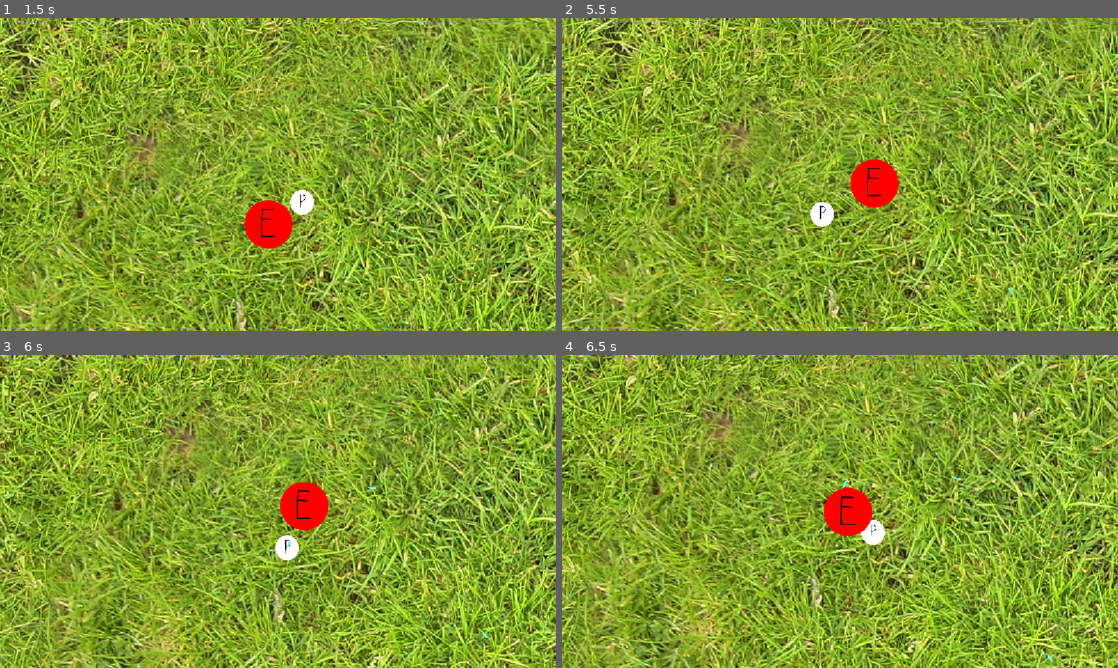
Above: before the commit, frames 1-4 (two rows, left to right).
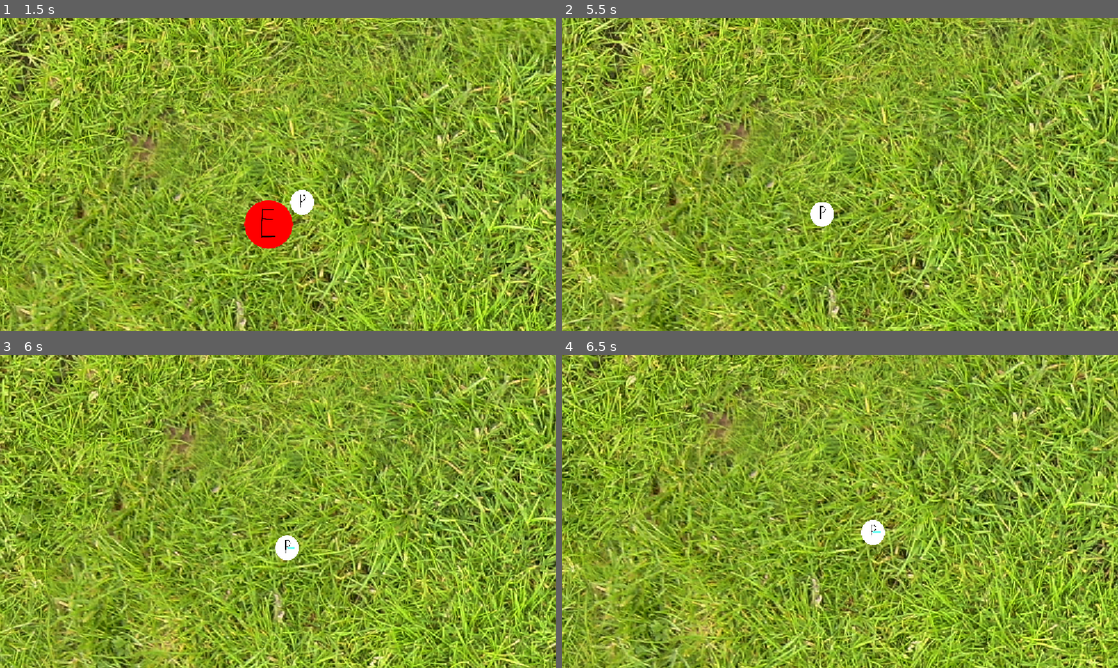
Above: after the commit, the same moments.

Repository: Josephisgr8/simple-survivors
Game: Godot game, scene res://Scenes/game.tscn
The game is run twice, just before and just after one commit, with the same random seed, the same clock (stepped at 60 frames per second) and the same inputs.
Inputs:
- Up to frame 1 (1.5 s): hold D (Right) 0.53-1.28 s; hold S (Down) from 1.28 s (still down)
- Up to frame 2 (5.5 s): release S (Down) at 2.03 s; hold D (Right) 2.03-2.78 s; hold W (Up) 2.78-3.53 s; hold A (Left) 3.53-5.03 s; hold S (Down) from 5.03 s (still down)
- Up to frame 3 (6 s): release S (Down) at 5.78 s; hold D (Right) from 5.78 s (still down)
- Up to frame 4 (6.5 s): keep holding D (Right)

Frame 1 is identical in both runs. In frame 2, 1.1% of the frame differs, in the area x 29-82%, y 45-89%; in frame 3, 1.1%; in frame 4, 1.1%, in the area x 47-89%, y 38-98%.

Commit message:
Updated missiles. Added enemy damage reception
Missiles now hit enemies and are deleted, unless they still have penetration value left.
Enemies have HP and are removed upon  reaching HP=0.

Diff:
--- a/Scenes/enemy.tscn
+++ b/Scenes/enemy.tscn
@@ -8,6 +8,7 @@
 height = 198.0
 
 [node name="Enemy" type="Area2D" unique_id=900636317]
+collision_layer = 3
 script = ExtResource("1_1f0kj")
 
 [node name="Sprite2D" type="Sprite2D" parent="." unique_id=1944707120]
--- a/Scenes/missile.tscn
+++ b/Scenes/missile.tscn
@@ -9,6 +9,7 @@
 [node name="Missile" type="Area2D" unique_id=679473517]
 z_index = 5
 scale = Vector2(0.25, 0.25)
+collision_mask = 2
 script = ExtResource("1_u28tq")
 
 [node name="Sprite" type="Sprite2D" parent="." unique_id=448532664]
@@ -20,3 +21,5 @@
 [node name="Hitbox" type="CollisionShape2D" parent="." unique_id=1891074985]
 position = Vector2(30, 0)
 shape = SubResource("RectangleShape2D_nhhn2")
+
+[connection signal="area_entered" from="." to="." method="_on_area_entered"]
--- a/Scripts/enemy.gd
+++ b/Scripts/enemy.gd
@@ -2,11 +2,15 @@
 
 #signals
 signal HittingPlayer()
+signal EnemyDied()
 
-var speed = 100.0
-var speedMultiplier = 1
-var damage = 1
-var damageMultiplier = 1
+#stats
+var enemySpeed
+var enemyDamage
+var enemyMaxHealth
+var enemyCurrentHealth
+
+#vars
 var playerPos
 
 #func _init() -> void:
@@ -15,13 +19,25 @@
 func _process(delta: float) -> void:
 	#move
 	var currPos = Vector2(position.x, position.y)
-	position = currPos.move_toward(playerPos, speed * speedMultiplier * delta)
+	position = currPos.move_toward(playerPos, enemySpeed * delta)
 
 	#check if overlapping
 	var overlappingAreas = get_overlapping_areas()
 	for area in overlappingAreas:
 		if area.name == "Player":
-			HittingPlayer.emit(self, damage * damageMultiplier)
+			HittingPlayer.emit(self, enemyDamage)
 
 func updatePlayerPos(pos):
 	playerPos = pos
+
+func damageTaken(dmg, src):
+	enemyCurrentHealth -= dmg
+	print(enemyCurrentHealth, "/", enemyMaxHealth)
+	if (enemyCurrentHealth <= 0):
+		EnemyDied.emit(self)
+
+func setStats(spd, dmg, mxhlth):
+	enemySpeed = spd
+	enemyDamage = dmg
+	enemyMaxHealth = mxhlth
+	enemyCurrentHealth = enemyMaxHealth
--- a/Scripts/enemy_manager.gd
+++ b/Scripts/enemy_manager.gd
@@ -11,6 +11,17 @@
 var enemySizeScale = 0.5
 var spawnGroundsX = Vector2i(0, 2016)
 var spawnGroundsY = Vector2i(0, 2016)
+
+
+#enemy stats
+var enemySpeed = 100.0
+var enemySpeedMultiplier = 1
+var enemyDamage = 1
+var enemyDamageMultiplier = 1
+var enemyMaxHealth = 5
+var enemyMaxHealthMult = 1
+
+
 @onready var enemySpawnTimer: Timer = $EnemySpawnTimer
 
 # Called when the node enters the scene tree for the first time.
@@ -30,10 +41,13 @@
 
 func _checkForAndSpawnEnemy():
 	if (enemyList.size() < maxEnemies) && (enemySpawnTimer.is_stopped()):
-		#create new enemy and start timer
+		#create new enemy and set stats
 		var newEnemy = EnemyBlueprint.instantiate()
 		newEnemy.position = Vector2i(randi_range(spawnGroundsX.x, spawnGroundsX.y), randi_range(spawnGroundsY.x, spawnGroundsY.y))
 		newEnemy.scale = Vector2(enemySizeScale, enemySizeScale)
+		newEnemy.setStats(enemySpeed * enemySpeedMultiplier, enemyDamage * enemyDamageMultiplier, enemyMaxHealth * enemyMaxHealthMult)
+
+		#add enemy to list and start timer for next enemy
 		enemyList.append(newEnemy)
 		add_child(newEnemy)
 		enemySpawnTimer.start(enemyRespawnTimeSecs)
@@ -41,6 +55,9 @@
 		#set signal up for new enemy if it has this signal (extra if statement is for potential crashes in the future)
 		if newEnemy.has_signal("_enemyHittingPLayer"):
 			newEnemy.HittingPlayer.connect(_enemyHittingPLayer)
+		if newEnemy.has_signal("EnemyDied"):
+			newEnemy.EnemyDied.connect(_onEnemyDied)
+
 
 func findEnemyNearestPlayer(position, rng):
 	#loop through enemies and find shortest distance that is also in given range
@@ -63,3 +80,8 @@
 
 func _enemyHittingPLayer(enmy, dmg):
 	PlayerIsBeingHit.emit(enmy, dmg)
+
+
+func _onEnemyDied(enemy):
+	enemyList.remove_at(enemyList.find(enemy))
+	enemy.queue_free()
--- a/Scripts/missile.gd
+++ b/Scripts/missile.gd
@@ -1,6 +1,10 @@
 extends Area2D
 
+#signal
+signal enemyHitWithMissile(target)
+
 var distTraveled
+var penetrationValue
 var flightDirection: Vector2
 
 # Called when the node enters the scene tree for the first time.
@@ -10,5 +14,14 @@
 
 
 # Called every frame. 'delta' is the elapsed time since the previous frame.
-#func _process(delta: float) -> void:
-	#pass
+func _process(delta: float) -> void:
+	#signal when hitting enemy
+	pass
+	#var overlappingAreas = get_overlapping_areas()
+	#for area in overlappingAreas:
+		#if area.name == "Enemy":
+			#enemyHitWithMissile.emit(area)
+
+func _on_area_entered(area: Area2D) -> void:
+	#with the collision mask, this will always be an enemy
+	enemyHitWithMissile.emit(area, self)
--- a/Scripts/missile_manager.gd
+++ b/Scripts/missile_manager.gd
@@ -10,15 +10,17 @@
 #missile base stats
 var projectileSpeed = 200
 var castSpeed = 1
-var damage = 1
+var projectileDamage = 1
 var castRange = 500
+var penetrationValue = 1
 
 #missile multipliers
-var projectileSpeedMult
-var castSpeedMult
-var damageMult
-var rangeMult
-var sizeMult
+var projectileSpeedMult = 1
+var castSpeedMult = 1
+var projectileDamageMult = 1
+var rangeMult = 1
+var sizeMult = 1
+var penetrationValueMult = 1
 
 
 @onready var attackTimer: Timer = $MissileAttackTimer
@@ -27,7 +29,7 @@
 func updateVariables(projSpdMult, cstSpdMult, dmgMult, rngMult, szMult) -> void:
 	projectileSpeedMult = projSpdMult
 	castSpeedMult = cstSpdMult
-	damageMult = dmgMult
+	projectileDamageMult = dmgMult
 	rangeMult = rngMult
 	sizeMult = szMult
 	attackTimer.wait_time = castSpeed * castSpeedMult
@@ -49,8 +51,12 @@
 	newMissile.global_position = Vector2(xFromLoc, yFromLoc)
 	newMissile.look_at(Vector2(xToLoc,yToLoc))
 	newMissile.global_scale = newMissile.global_scale * sizeMult
+	newMissile.penetrationValue = penetrationValue * penetrationValueMult
 	missileList.append(newMissile)
 	add_child(newMissile)
+
+	#set up signal for each new missile
+	newMissile.enemyHitWithMissile.connect(_onEnemyHitWithMissile)
 
 
 func _on_missile_attack_timer_timeout() -> void:
@@ -70,3 +76,16 @@
 		if cm.distTraveled >= castRange * rangeMult:
 			missileList.remove_at(i)
 			cm.queue_free()
+
+
+func _onEnemyHitWithMissile(enemy, missile):
+	var totalDamage = projectileDamage * projectileDamageMult
+	#double check for potential future crashes
+	if enemy.has_method("damageTaken"):
+		enemy.damageTaken(totalDamage, missile)
+
+	#minus one penetration, and remove if none left
+	missile.penetrationValue -= 1
+	if missile.penetrationValue <= 0:
+		missileList.remove_at(missileList.find(missile))
+		missile.queue_free()
